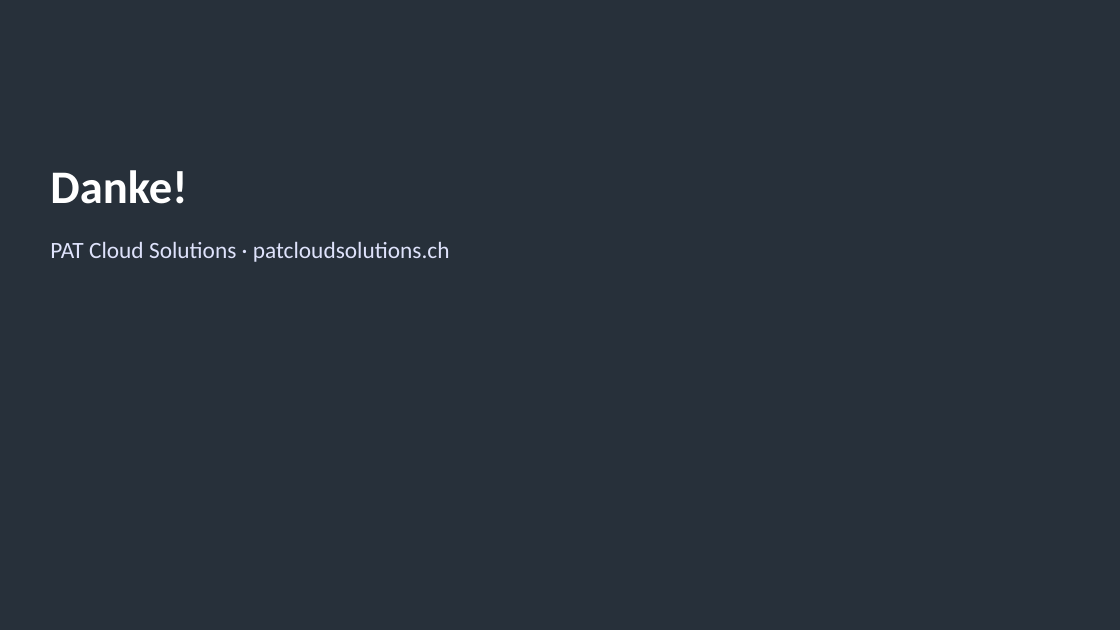
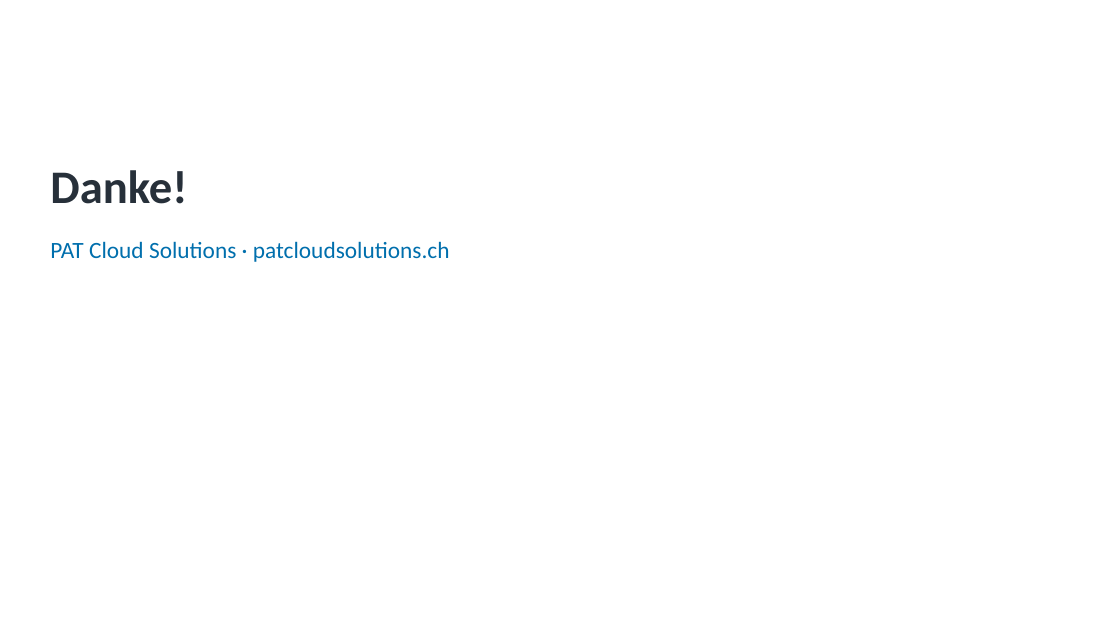
Before and after one commit to pat-teacher/azure-basics-training, a slide deck: slide 7 of praesentationen/tag-5-automatisierung.pptx. Drawn at 1120x630 pixels with LibreOffice and Linux fonts; fonts in the diff are those of the drawing; background and template pictures are left out. Boxes give left, top, right and bottom in pixels: in the first picture for what was removed or moved away, otherwise in the second. Text is boxed around its words. In the diff, an @@ line names an element or a change of style, - is before the commit and + after.

```diff
--- a/praesentationen/tag-5-automatisierung.pptx
+++ b/praesentationen/tag-5-automatisierung.pptx
@@ background #27303A to #FFFFFF @@
@@ title "Danke!" at box(50, 170, 187, 204): text colour #FFFFFF to #27303A @@
@@ text "PAT Cloud Solutions · patcloudsolutions.ch" at box(50, 241, 450, 262): text colour #DEE2FB to #006FAD @@
```
Also in this commit, not shown: 4 other slides changed, 16 other files.
